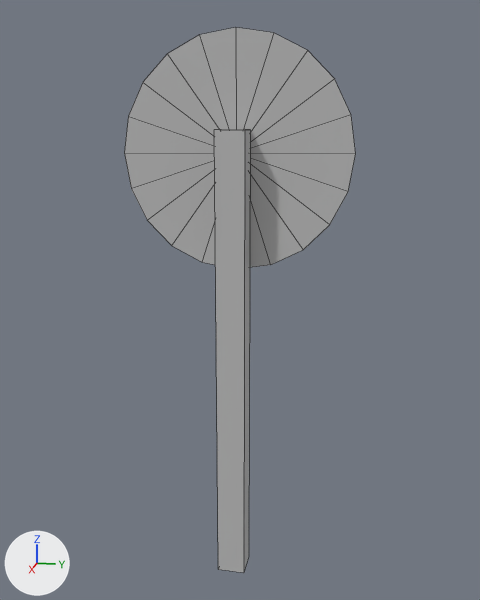
The OBJ model Sustainable Transport/Sustainable Transport/Models/StopSign/StopSign.obj as it was, and as the next commit left it.
Both versions are drawn from a 50 mm camera at (3.32, 0.7, 2.42) aimed at (-0.09, 0.02, 1.57). Lighting does not change. The marker at lower left points along +X, +Y and +Z. Mesh edges are drawn as thin lines. Where no turn or scale is listed for an object, it has been applied to the vertices.

In view in the first picture: 'StopSign'.
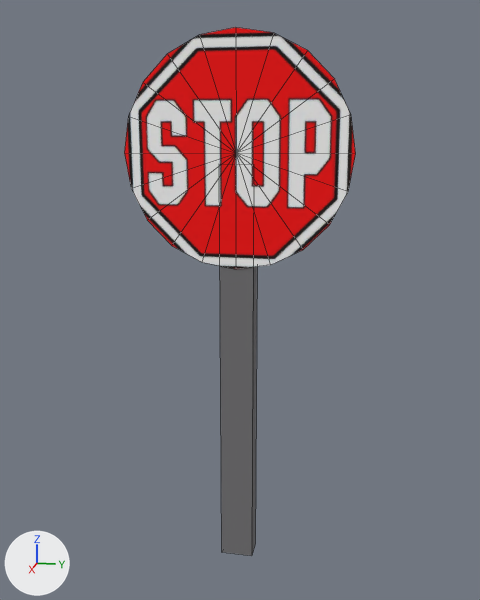
What differs and where, as boxes [x1, y1, x2, y2] in the pictures (480 x 600 px):
'StopSign', reshaped: before [124, 27, 356, 573]; after [124, 27, 356, 556]
part 1 of me_stopsign, rebuilt: before [214, 129, 250, 573]; after [220, 266, 257, 556]
part 2 of me_stopsign, recoloured: [124, 27, 355, 267] in both

Diff of the bpy script that builds the scene:
```diff
--- a/Sustainable Transport/Sustainable Transport/Models/StopSign/StopSign.obj.py
+++ b/Sustainable Transport/Sustainable Transport/Models/StopSign/StopSign.obj.py
@@ img_stopsign_2__png @@
+img_stopsign_2__png = load_image('StopSign(2).png', 'StopSign(2).png', 2, 2, 'sRGB')
@@ img_stopsign_jpg @@
+img_stopsign_jpg = load_image('StopSign.jpg', 'StopSign.jpg', 1168, 960, 'sRGB')
@@ mat_letrerocalles3_lambert7sg @@
+mat_letrerocalles3_lambert7sg = principled_material('LetreroCalles3:lambert7SG')
+mat_letrerocalles3_lambert7sg.texture = img_stopsign_2__png
+mat_letrerocalles3_lambert7sg.roughness = 1.0
@@ mat_letrerocalles3_lambert6sg @@
+mat_letrerocalles3_lambert6sg = principled_material('LetreroCalles3:lambert6SG')
+mat_letrerocalles3_lambert6sg.texture = img_stopsign_jpg
+mat_letrerocalles3_lambert6sg.roughness = 1.0
@@ me_stopsign @@
 # used by ob_stopsign; location = (0.0, 0.0, 0.0)
-me_stopsign.from_pydata(...)  # 29 vertices, 27 faces; spans x -0.09..0.08, y -0.6..0.6, z 0.02..2.94
+me_stopsign.from_pydata(...)  # 29 vertices, 27 faces; spans x -0.21..-0.08, y -0.6..0.6, z 0.02..2.94
+# me_stopsign part 1: the loose piece of 8 vertices spanning x -0.08..0.08, y -0.08..0.08, z 0.02..2.45 is rebuilt with 8 vertices and now spans x -0.21..-0.09, y -0.09..0.09, z 0.02..2.28
+# me_stopsign part 2: 1 face spanning x -0.08, y -0.6..0.6, z 1.74..2.94 switches from mat_initialshadinggroup (grey #bcbcbc) to mat_letrerocalles3_lambert6sg (picture img_stopsign_jpg)
 me_stopsign.materials.append(mat_initialshadinggroup)
+me_stopsign.materials.append(mat_letrerocalles3_lambert6sg)  # picture img_stopsign_jpg
+me_stopsign.materials.append(mat_letrerocalles3_lambert7sg)  # picture img_stopsign_2__png
```
